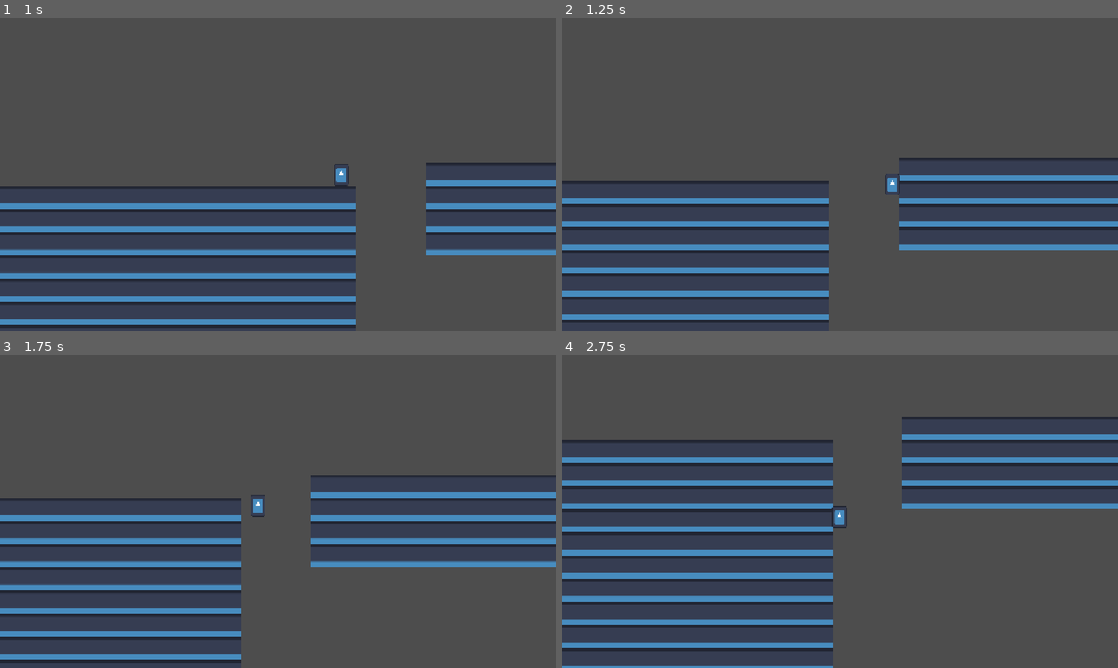
Above: before the commit, frames 1-4 (two rows, left to right).
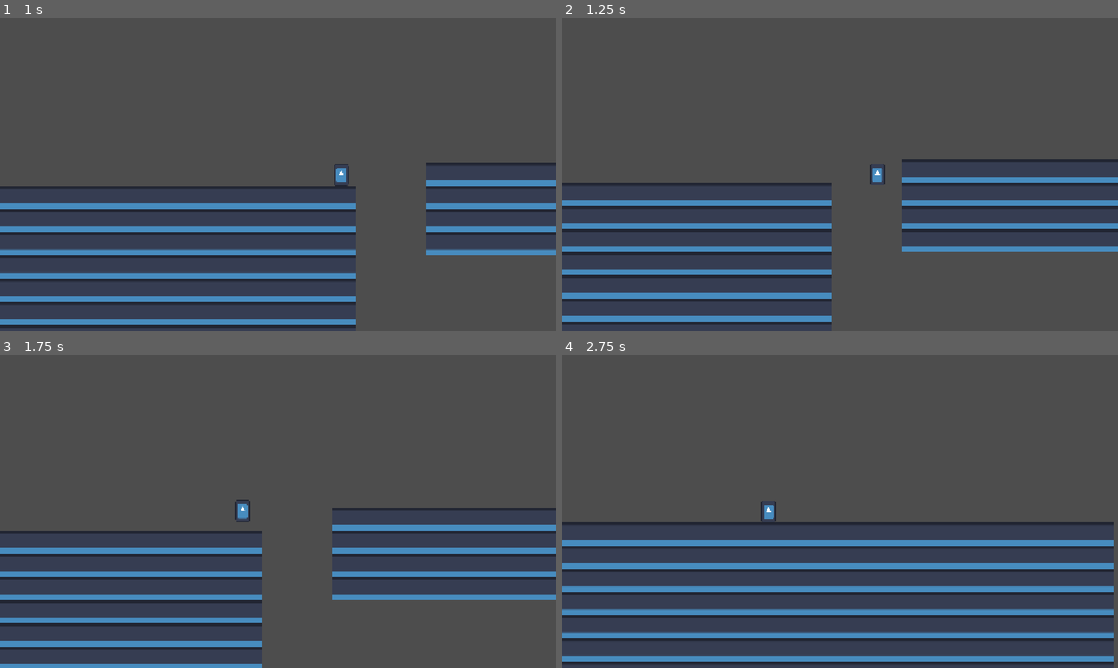
Above: after the commit, the same moments.

Repository: OwdinDev/RushBound
Game: Godot game, scene res://Test/test_scene.tscn
The game is run twice, just before and just after one commit, with the same random seed, the same clock (stepped at 60 frames per second) and the same inputs. The project has no main scene, so this scene is started directly. The engine's default icon, where the game draws it, is replaced by a stand-in: a white triangle on a blue panel in a dark square.
Inputs:
- Up to frame 1 (1 s): hold D (Right) from 0.53 s (still down); tap Space (Dash) at 0.6 s; tap W (Jump) at 0.77 s
- Up to frame 2 (1.25 s): keep holding D (Right)
- Up to frame 3 (1.75 s): keep holding D (Right); tap Space (Dash) at 1.35 s; tap W (Jump) at 1.52 s
- Up to frame 4 (2.75 s): release D (Right) at 2.03 s; hold A (Left) from 2.03 s (still down); tap Space (Dash) at 2.1 s

Frame 1 is identical in both runs. In frame 2, 9.1% of the frame differs, in the area x 0-100%, y 44-98%; in frame 3, 26%; in frame 4, 36%, in the area x 0-100%, y 19-100%.

Commit message:
Added bounce mechanic

Diff:
--- a/rush-bound/Code/Player/player.gd
+++ b/rush-bound/Code/Player/player.gd
@@ -23,6 +23,15 @@
 const JUMP_CUT: float = 0.5
 const WALL_JUMP_MIN_PUSH: float = 400.0
 
+const BOUNCE_MIN_SPEED: float = 400.0
+
+const BOUNCE_RETENTION_MIN: float = 0.70
+const BOUNCE_RETENTION_MAX: float = 0.95
+const BOUNCE_POP_MIN: float = -100.0
+const BOUNCE_POP_MAX: float = -250.0
+const BOUNCE_LOCK_MIN: float = 0.10
+const BOUNCE_LOCK_MAX: float = 0.30
+
 @onready var wall_checker: RayCast2D = $WallChecker
 @onready var dash_timer: Timer = $DashTimer
 
@@ -32,6 +41,7 @@
 var on_wall: bool = false
 var dashing: bool = false
 var can_dash: bool = true
+var bounce_lock: float = 0.0
 
 
 func _physics_process(delta: float) -> void:
@@ -42,10 +52,10 @@
 		wall_checker.target_position.x = 15.0 * facing
 		wall_checker.force_raycast_update()
 	on_wall = wall_checker.is_colliding()
-
+	bounce_lock = max(bounce_lock - delta, 0.0)
 
 	if dashing:
-		move_and_slide()
+		move_and_bounce()
 		return
 
 	match state:
@@ -57,7 +67,7 @@
 			wall_state(delta)
 
 	velocity.x = clamp(velocity.x, -MAX_SPEED, MAX_SPEED)
-	move_and_slide()
+	move_and_bounce()
 
 
 func air_state(direction: float, delta: float) -> void:
@@ -66,7 +76,8 @@
 		can_dash = true
 		return
 
-	if on_wall and velocity.y > 0.0 and direction == facing:
+	if on_wall and velocity.y > 0.0 and direction == facing \
+			and abs(velocity.x) < BOUNCE_MIN_SPEED and bounce_lock <= 0.0:
 		state = State.WALL
 		can_dash = true
 		return
@@ -124,6 +135,9 @@
 
 
 func apply_horizontal(direction: float, accel: float, friction: float, delta: float) -> void:
+	if bounce_lock > 0.0:
+		return
+
 	if direction == 0.0:
 		velocity.x = move_toward(velocity.x, 0.0, friction * delta)
 	elif sign(velocity.x) == -direction:
@@ -142,5 +156,31 @@
 		dash_timer.start()
 
 
+func move_and_bounce() -> void:
+	var pre_vx: float = velocity.x
+	move_and_slide()
+
+	if not is_on_wall() or abs(pre_vx) < BOUNCE_MIN_SPEED:
+		return
+
+	var normal_x: float = get_wall_normal().x
+	if sign(pre_vx) != -sign(normal_x):
+		return
+
+	var t: float = clamp(inverse_lerp(BOUNCE_MIN_SPEED, MAX_SPEED, abs(pre_vx)), 0.0, 1.0)
+	var retention: float = lerp(BOUNCE_RETENTION_MIN, BOUNCE_RETENTION_MAX, t)
+	var pop: float = lerp(BOUNCE_POP_MIN, BOUNCE_POP_MAX, t)
+
+	velocity.x = sign(normal_x) * abs(pre_vx) * retention
+	velocity.y = min(velocity.y, pop)
+	facing = sign(normal_x)
+	wall_checker.target_position.x = 15.0 * facing
+	bounce_lock = lerp(BOUNCE_LOCK_MIN, BOUNCE_LOCK_MAX, t)
+	state = State.AIR
+	can_dash = true
+	dashing = false
+	dash_timer.stop()
+
+
 func _on_dash_timer_timeout() -> void:
 	dashing = false
